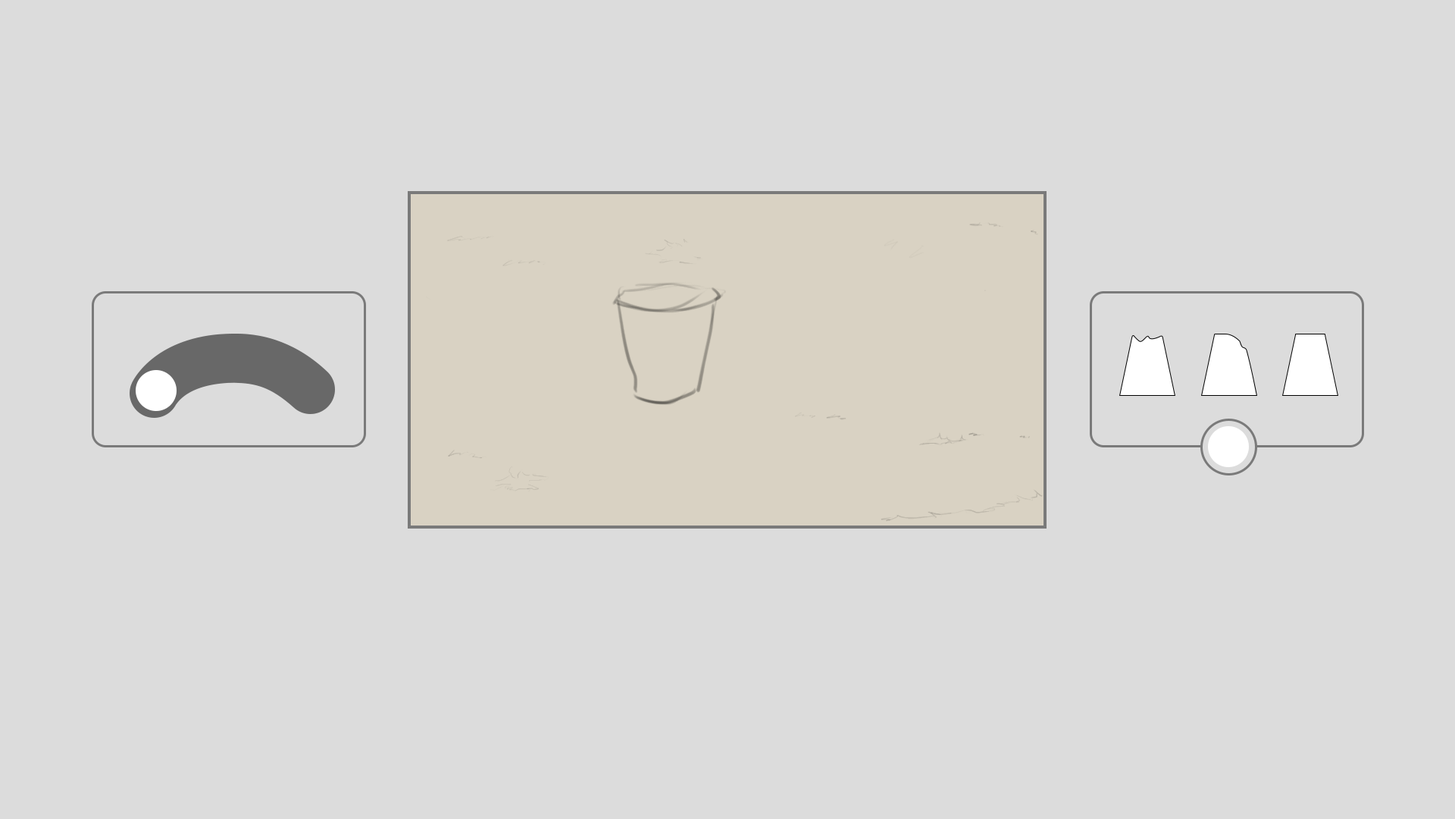
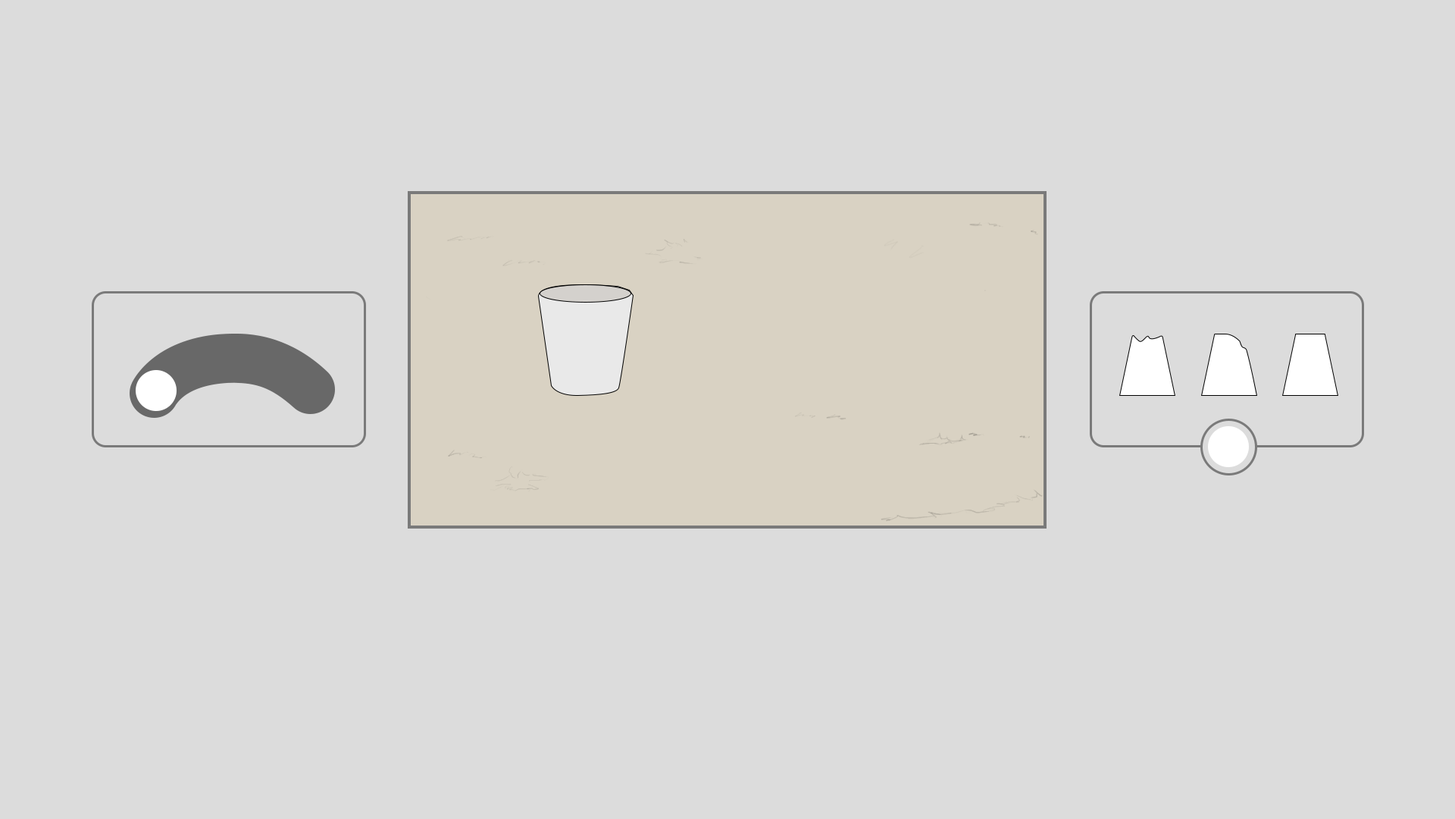
Two versions of the same layered image (1455×819). Layer-by-layer changes:
added layer "cup" (1st of 2) above "cup" over bbox(538, 284, 634, 396)
hid "cup" (2nd of 2) over bbox(611, 281, 727, 405)
